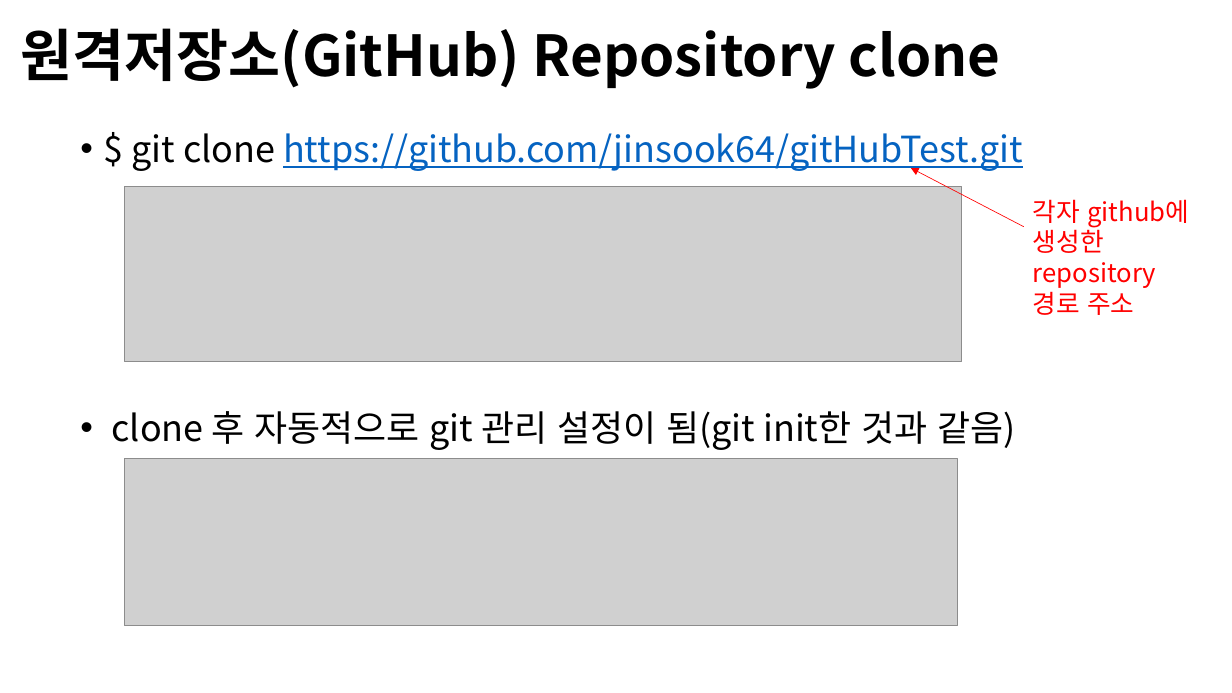
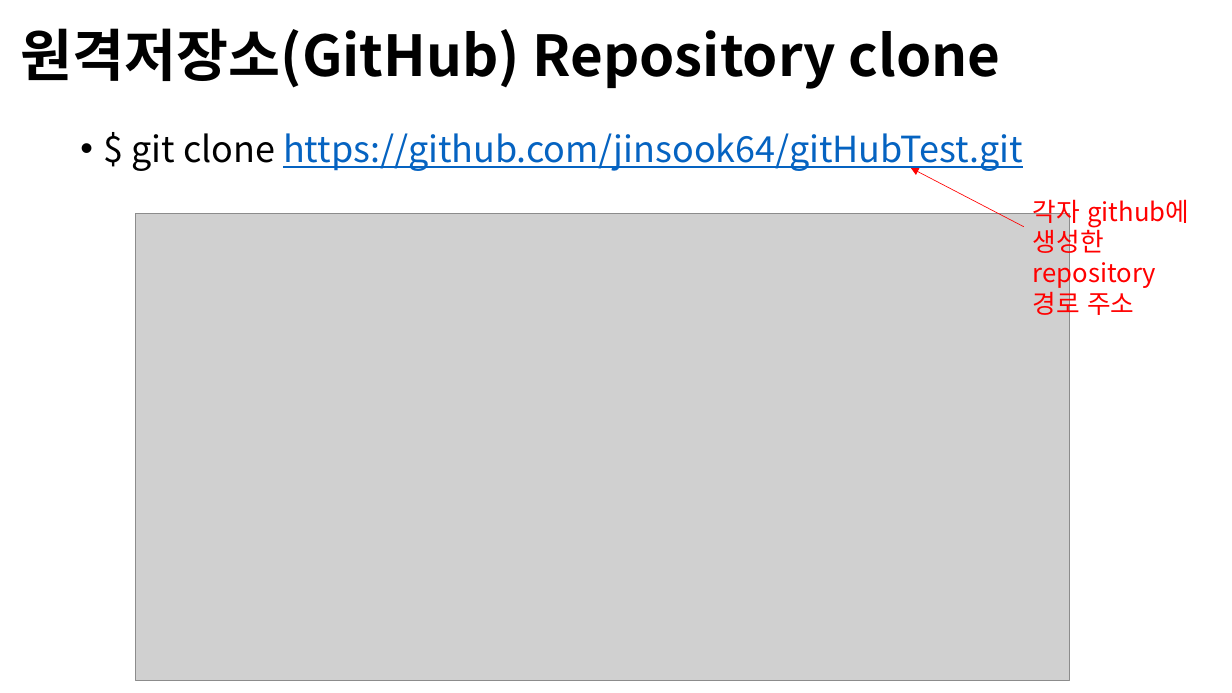
Before and after one commit to Open-Source-Programming/OpenSource-Lec, a slide deck: slide 8 of 09-Github.pptx. Drawn at 1232x693 pixels with LibreOffice and Linux fonts; fonts in the diff are those of the drawing; grey boxes stand for pictures; background and template pictures are left out. Boxes give left, top, right and bottom in pixels: in the first picture for what was removed or moved away, otherwise in the second. Text is boxed around its words. In the diff, an @@ line names an element or a change of style, - is before the commit and + after.

```diff
--- a/09-Github.pptx
+++ b/09-Github.pptx
@@ picture removed at (x1=124, y1=187, x2=962, y2=362) @@
@@ picture added at (x1=136, y1=213, x2=1069, y2=680) @@
@@ text at (x1=112, y1=411, x2=1016, y2=450): paragraph removed @@
-• clone 후 자동적으로 git 관리 설정이 됨(git init한 것과 같음)
@@ picture removed at (x1=124, y1=458, x2=958, y2=627) @@
```
Also in this commit, not shown: 2 other slides changed, 3 slides added.
